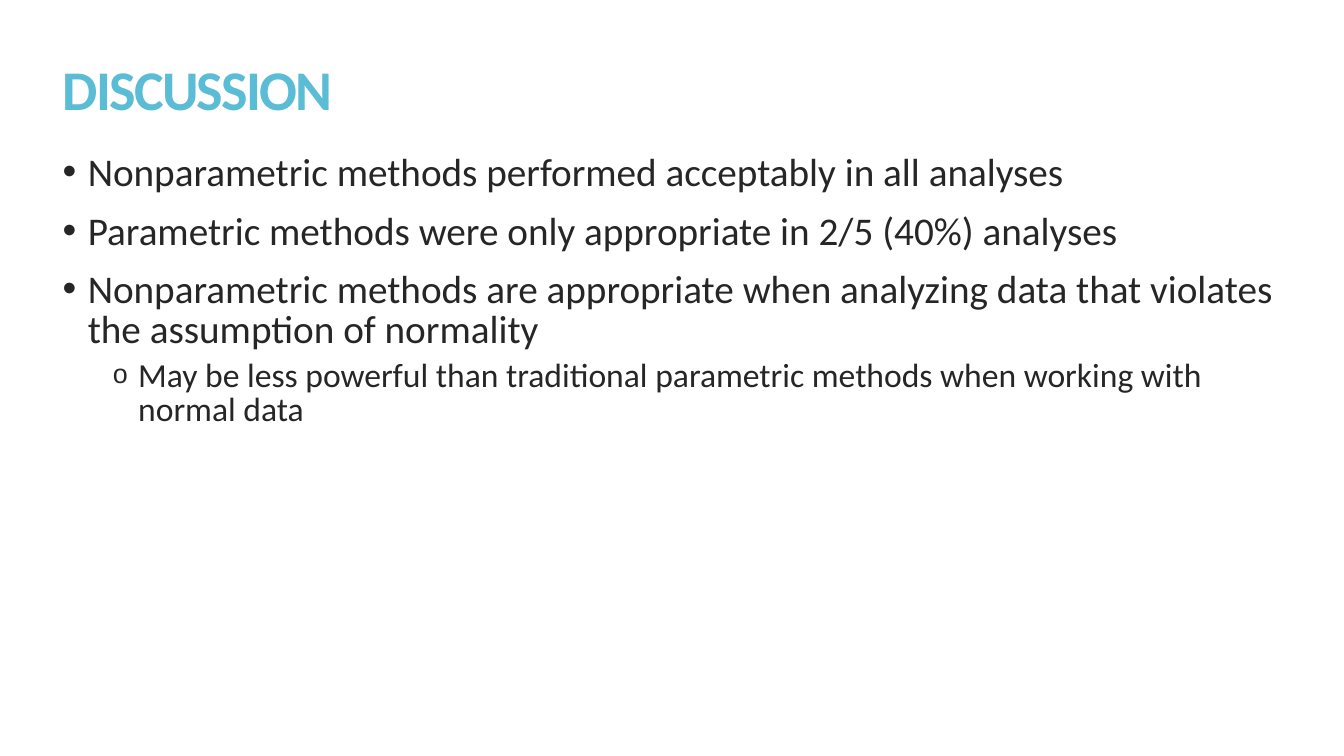
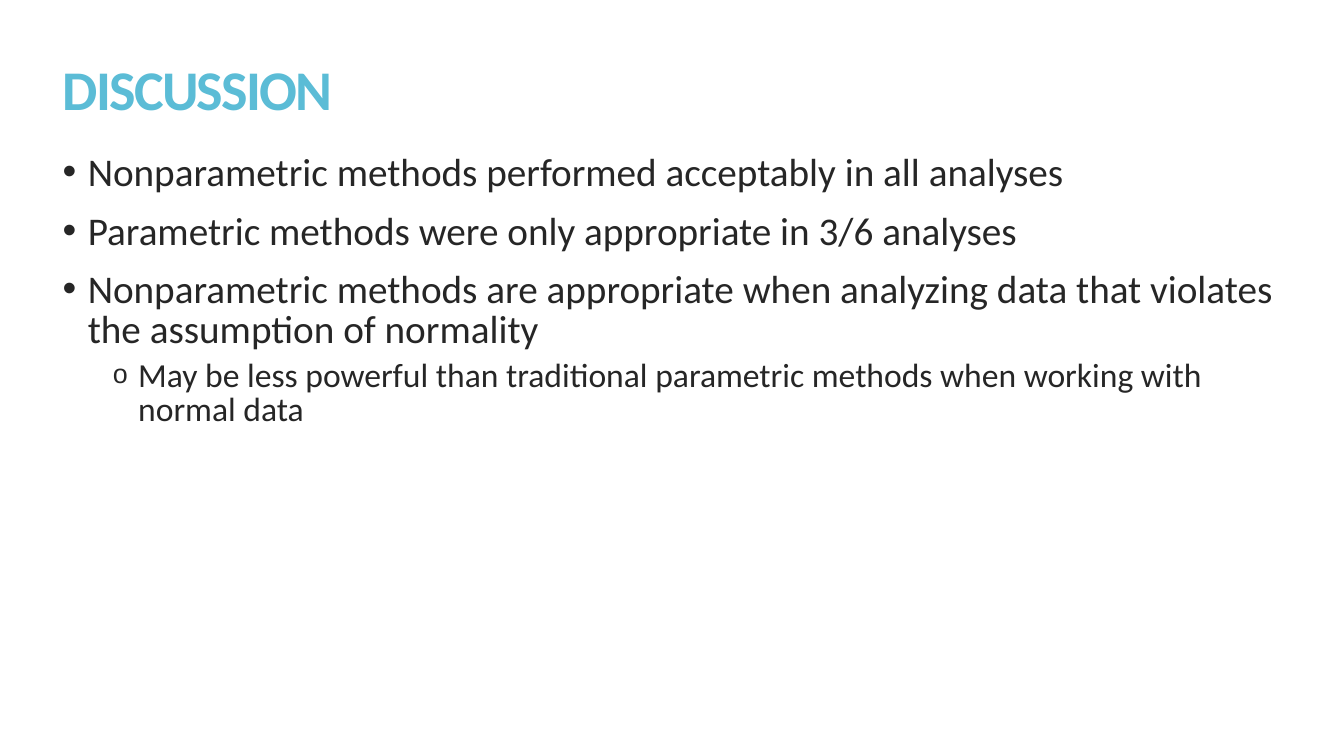
Before and after one commit to kmprioliPROF/MAT_8452_Final_Project, a slide deck: slide 21 of Prioli_Final_Proj.pptx (slide 19 before the commit). Drawn at 1344x756 pixels with LibreOffice and Linux fonts; fonts in the diff are those of the drawing. Boxes give left, top, right and bottom in pixels: in the first picture for what was removed or moved away, otherwise in the second. Text is boxed around its words. In the diff, an @@ line names an element or a change of style, - is before the commit and + after.

```diff
--- a/Prioli_Final_Proj.pptx
+++ b/Prioli_Final_Proj.pptx
@@ text at <box>88,217,1017,252</box>: text changed @@
-• Parametric methods were only appropriate in 2/5 (40%) analyses
+• Parametric methods were only appropriate in 3/6 analyses
```
Also in this commit, not shown: 5 other slides changed, 2 slides added.
